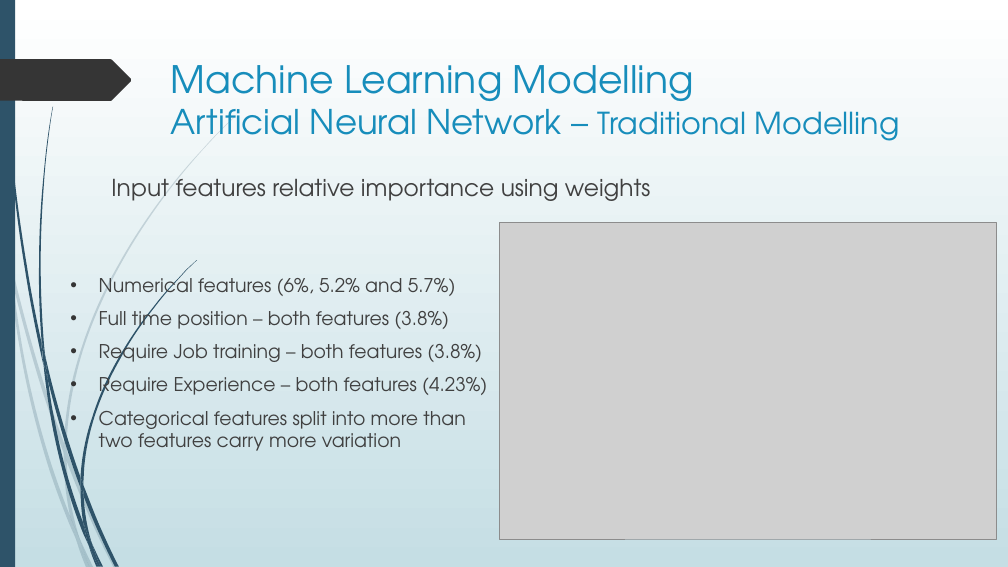
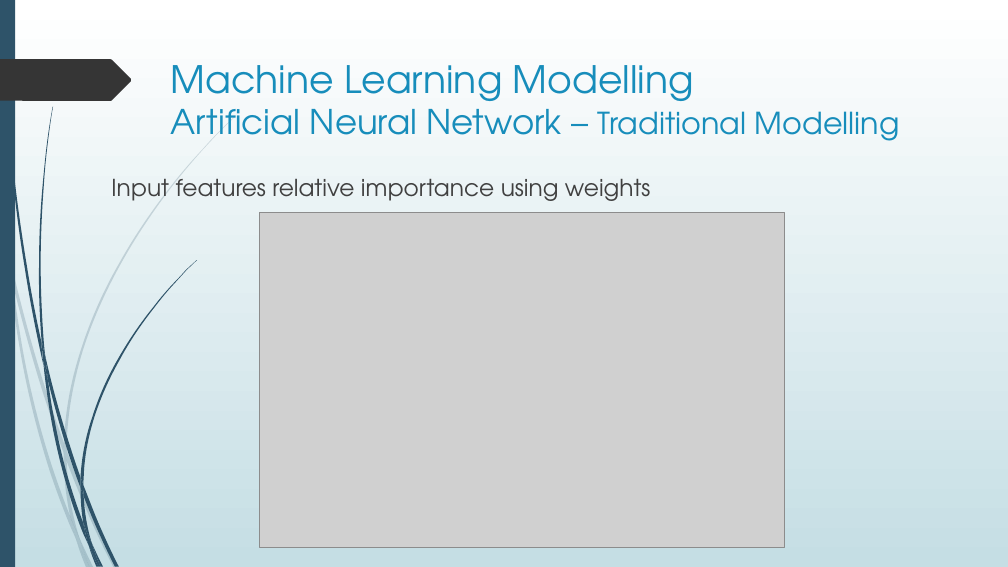
Before and after one commit to HussamGoda/Final-Project, a slide deck: slide 12 of Presentation_Group8_Machine_Learning.pptx. Drawn at 1008x567 pixels with LibreOffice and Linux fonts; fonts in the diff are those of the drawing; grey boxes stand for pictures. Boxes give left, top, right and bottom in pixels: in the first picture for what was removed or moved away, otherwise in the second. Text is boxed around its words. In the diff, an @@ line names an element or a change of style, - is before the commit and + after.

```diff
--- a/Presentation_Group8_Machine_Learning.pptx
+++ b/Presentation_Group8_Machine_Learning.pptx
@@ picture: place and size @@
-picture at [500,223,997,539]
+picture at [259,212,785,547]
@@ text removed at [99,272,487,451] @@
-• Numerical features (6%, 5.2% and 5.7%)
-• Full time position – both features (3.8%)
-• Require Job training – both features (3.8%)
-• Require Experience – both features (4.23%)
-• Categorical features split into more than two features carry more variation
```
